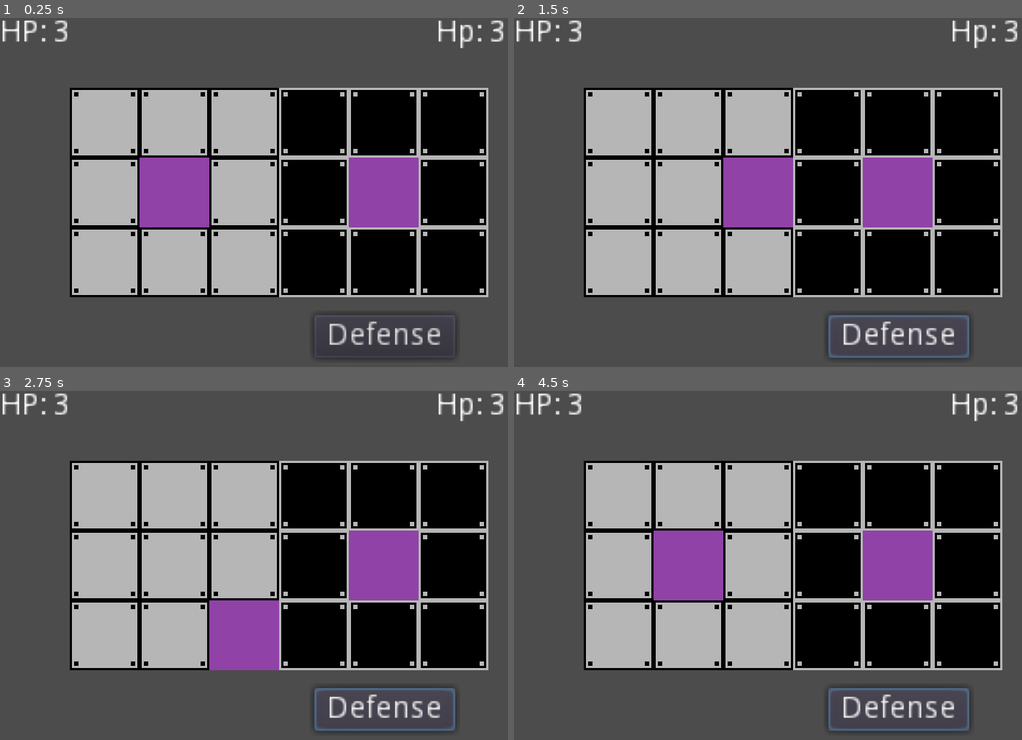
Above: before the commit, frames 1-4 (two rows, left to right).
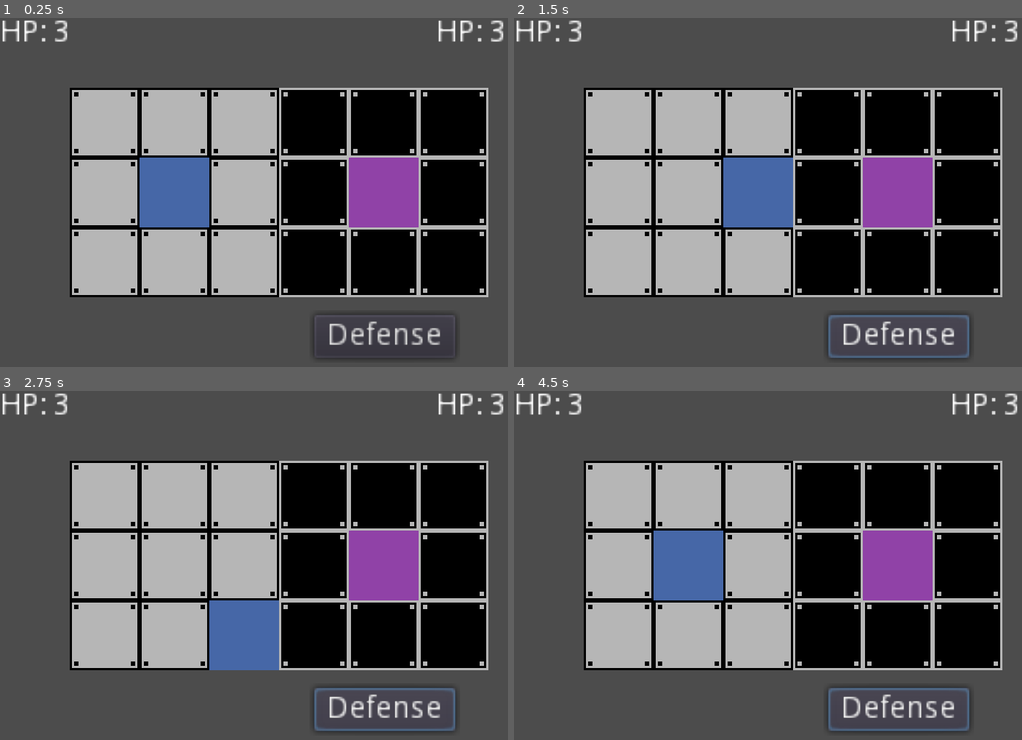
Above: after the commit, the same moments.

Repository: CaresleGames/Tactics
Game: Godot game, scene res://src/Test/Test.tscn
The game is run twice, just before and just after one commit, with the same random seed, the same clock (stepped at 60 frames per second) and the same inputs. The project has no main scene, so this scene is started directly.
Inputs:
- Up to frame 1 (0.25 s): no input
- Up to frame 2 (1.5 s): click "Defense" at 0.5 s; tap Enter at 1.25 s; hold Right (ui_right) from 1.28 s (still down)
- Up to frame 3 (2.75 s): tap Space at 2 s; release Right (ui_right) at 2.03 s; hold Down (ui_down) from 2.03 s (still down)
- Up to frame 4 (4.5 s): tap Enter at 2.75, 4.25 s; release Down (ui_down) at 2.78 s; hold Right (ui_right) 2.78-3.53 s; tap Space at 3.5 s; hold Up (ui_up) 3.53-4.28 s; hold Left (ui_left) from 4.28 s (still down)

The runs differ from the first frame. In frame 1, 2.9% of the frame differs, in the area x 27-94%, y 0-60%; in frame 2, 2.9%; in frame 3, 2.9%; in frame 4, 2.9%.

Commit message:
Add timer to Actor script
Added a child node of the type timer to
Actor scene, because it will be necesary to
the defense command.

Defense command progress:

- Added a signal inside the actor script
for handle the time of the defense state
- Added a @DebugVar section of the debug
variable needed in the actor script

StatsDisplay scene:

- Scene create with the objectiv of showing the
stats of the player and enemy in the battle scene
in a much easy way

Diff:
--- a/project.godot
+++ b/project.godot
@@ -19,6 +19,11 @@
 "language": "GDScript",
 "path": "res://src/Actor/Player/Player.gd"
 }, {
+"base": "Control",
+"class": "StatsDisplay",
+"language": "GDScript",
+"path": "res://src/UI/Battle/StatsDisplay/StatsDisplay.gd"
+}, {
 "base": "Node2D",
 "class": "TilePlay",
 "language": "GDScript",
@@ -27,6 +32,7 @@
 _global_script_class_icons={
 "Actor": "",
 "Player": "",
+"StatsDisplay": "",
 "TilePlay": ""
 }
 
--- a/src/Actor/Actor.gd
+++ b/src/Actor/Actor.gd
@@ -3,12 +3,20 @@
 
 signal take_damage(damage)
 signal battle_end()
+signal defending()
 
 export var life : int = 3
+export var time_defense : float = .25
 
 var life_current : int = life
 var is_defending := false
 
+onready var timer_defense : Timer = $DefenseTime
+onready var sprite : Sprite = $Sprite
+
+# @DebuVar
+var color_defending := Color(125, 0, 125, 255)
+var color_normal := Color(255, 255, 255, 0)
 
 func _ready() -> void:
 	connect("take_damage", self, "_on_take_damage")
@@ -16,6 +24,8 @@
 
 # @Signal take_damage(damage)
 func _on_take_damage(damage: int) -> void:
+	if is_defending:
+		return
 	life_current -= damage
 	if life_current < 0:
 		life_current = 0
@@ -24,3 +34,14 @@
 func _on_battle_end() -> void:
 	set_process(false)
 	set_physics_process(false)
+
+
+# @Signal defending()
+func _on_defending() -> void:
+	timer_defense.start()
+	is_defending = true
+	sprite.modulate = color_defending
+
+
+func _on_DefenseTime_timeout() -> void:
+	is_defending = false
--- a/src/Actor/Actor.tscn
+++ b/src/Actor/Actor.tscn
@@ -4,10 +4,13 @@
 [ext_resource path="res://src/Actor/Actor.gd" type="Script" id=2]
 
 [node name="Actor" type="Node2D"]
-position = Vector2( -48, 0 )
 script = ExtResource( 2 )
 
 [node name="Sprite" type="Sprite" parent="."]
 modulate = Color( 0.564706, 0.27451, 0.654902, 1 )
 texture = ExtResource( 1 )
 centered = false
+
+[node name="DefenseTime" type="Timer" parent="."]
+
+[connection signal="timeout" from="DefenseTime" to="." method="_on_DefenseTime_timeout"]
--- a/src/Actor/Player/Player.gd
+++ b/src/Actor/Player/Player.gd
@@ -17,6 +17,9 @@
 	tile = get_node(tile_parent)
 
 
+"""
+Calculates the new position for the origin
+"""
 func new_origin(direction : Vector2) -> void:
 	# Snaps the player in the 3x3 grid of the game
 	if (
@@ -31,6 +34,10 @@
 	is_moving = false
 
 
+"""
+Check if a key is pressed and the updates the new
+origin position of the player
+"""
 func snap_move() -> void:
 	# check if we press any of the movements keys to
 	# start calculating the player movement
--- a/src/Actor/Player/Player.tscn
+++ b/src/Actor/Player/Player.tscn
@@ -4,5 +4,9 @@
 [ext_resource path="res://src/Actor/Player/Player.gd" type="Script" id=2]
 
 [node name="Player" instance=ExtResource( 1 )]
+position = Vector2( 0, 0 )
 script = ExtResource( 2 )
 tile_parent = NodePath("")
+
+[node name="Sprite" parent="." index="0"]
+modulate = Color( 0.27451, 0.431373, 0.654902, 1 )
--- a/src/Test/Test.gd
+++ b/src/Test/Test.gd
@@ -22,9 +22,9 @@
 
 onready var tile : TileMap = $Map
 onready var player : Player = $Map/Player
-onready var player_hp : Label = $Control/PlayerStats/Value
+onready var player_hp : StatsDisplay = $Control/PlayerStats
 onready var enemy : Actor = $Map/Enemy
-onready var enemy_hp : Label = $Control/EnemyStats/Value
+onready var enemy_hp : StatsDisplay = $Control/EnemyStats
 onready var win_message: CenterContainer = $Control/CenterContainer
 
 
@@ -63,8 +63,8 @@
 Updates the HUD of the player and enemy
 """
 func update_life_stats() -> void:
-	player_hp.text = str(player.life_current)
-	enemy_hp.text = str(enemy.life_current)
+	player_hp.set_value(player.life_current)
+	enemy_hp.set_value(enemy.life_current)
 	if enemy.life_current <= 0:
 		win_message.show()
 		game_end = true
@@ -79,12 +79,23 @@
 
 
 # @Signal move_player(pos)
+"""
+This signal is emmited when the player pressed the keys to move,
+the funciton only update the position of the player according
+with the given position
+"""
 func _on_move_player(pos: Vector2) -> void:
 	var cell := tile.map_to_world(pos)
 	player.position = cell
 
 
 # @Signal attack_player()
+"""
+This signal is emitted when the player pressed the attack key.
+The player and enemy row is checked, in case that the player
+and the enemy are in the same row, the signal `take_damage` is
+emmited
+"""
 func _on_attack_player() -> void:
 	var cell_player : Vector2 = tile.world_to_map(player.position)
 	var cell_enemy : Vector2 = tile.world_to_map(enemy.position)
--- a/src/Test/Test.tscn
+++ b/src/Test/Test.tscn
@@ -1,9 +1,10 @@
-[gd_scene load_steps=6 format=2]
+[gd_scene load_steps=7 format=2]
 
 [ext_resource path="res://assets/tileset.png" type="Texture" id=1]
 [ext_resource path="res://src/Test/Test.gd" type="Script" id=2]
 [ext_resource path="res://src/Actor/Actor.tscn" type="PackedScene" id=3]
 [ext_resource path="res://src/Actor/Player/Player.tscn" type="PackedScene" id=4]
+[ext_resource path="res://src/UI/Battle/StatsDisplay/StatsDisplay.tscn" type="PackedScene" id=5]
 
 [sub_resource type="TileSet" id=1]
 0/name = "tileset.png 0"
@@ -73,36 +74,10 @@
 margin_right = -0.0400085
 text = "Defense"
 
-[node name="PlayerStats" type="Control" parent="Control"]
-anchor_right = 0.167
-anchor_bottom = 0.1
-margin_right = -0.0800018
+[node name="PlayerStats" parent="Control" instance=ExtResource( 5 )]
 
-[node name="Hp" type="Label" parent="Control/PlayerStats"]
-margin_right = 40.0
-margin_bottom = 14.0
-text = "HP:"
-
-[node name="Value" type="Label" parent="Control/PlayerStats"]
-anchor_right = 1.0
-anchor_bottom = 0.35
-margin_left = 24.0
-margin_right = 24.0
-text = "0"
-
-[node name="EnemyStats" type="Control" parent="Control"]
+[node name="EnemyStats" parent="Control" instance=ExtResource( 5 )]
 anchor_left = 0.833
 anchor_right = 1.0
-anchor_bottom = 0.1
 margin_left = 0.0799866
-
-[node name="Hp" type="Label" parent="Control/EnemyStats"]
-margin_right = 40.0
-margin_bottom = 14.0
-text = "Hp:"
-
-[node name="Value" type="Label" parent="Control/EnemyStats"]
-margin_left = 24.0
-margin_right = 64.0
-margin_bottom = 14.0
-text = "0"
+margin_right = 0.0
--- /dev/null
+++ b/src/UI/Battle/StatsDisplay/StatsDisplay.gd
@@ -0,0 +1,7 @@
+class_name StatsDisplay
+extends Control
+
+onready var value_label : Label = $Value
+
+func set_value(value: int) -> void:
+	value_label.text = str(value)
--- /dev/null
+++ b/src/UI/Battle/StatsDisplay/StatsDisplay.tscn
@@ -0,0 +1,21 @@
+[gd_scene load_steps=2 format=2]
+
+[ext_resource path="res://src/UI/Battle/StatsDisplay/StatsDisplay.gd" type="Script" id=1]
+
+[node name="StatsDisplay" type="Control"]
+anchor_right = 0.167
+anchor_bottom = 0.1
+margin_right = -0.0800018
+script = ExtResource( 1 )
+
+[node name="Hp" type="Label" parent="."]
+margin_right = 40.0
+margin_bottom = 14.0
+text = "HP:"
+
+[node name="Value" type="Label" parent="."]
+anchor_right = 1.0
+anchor_bottom = 0.35
+margin_left = 24.0
+margin_right = 24.0
+text = "0"
